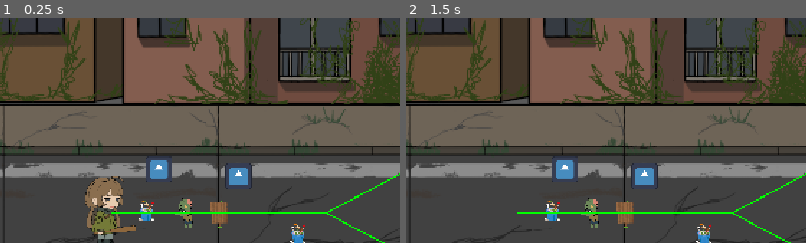
Above: before the commit, frames 1-2 (left to right).
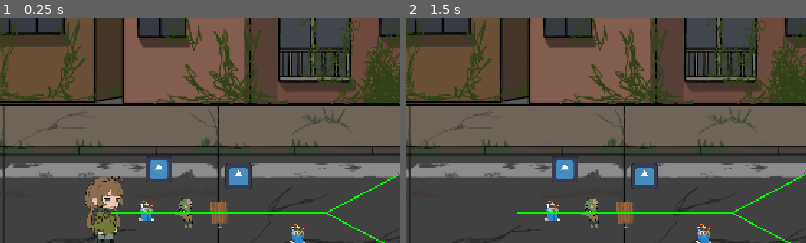
Above: after the commit, the same moments.

Repository: boxboy523/Post-Apocalypse-Constellation
Game: Godot game, scene res://scenes/main.tscn
Same seed, same stepped clock (60 frames per second), same inputs: the game is played once before the commit and once after it. The engine's default icon, where the game draws it, is replaced by a stand-in: a white triangle on a blue panel in a dark square.
Inputs (mouse positions are % of the whole screen's width and height, from its top left):
- Up to frame 1 (0.25 s): no input
- Up to frame 2 (1.5 s): tap Enter at 0.5 s; drag from (29, 94) to (43, 75) at 0.52 s; tap Space (start_path) at 1.25 s; drag from (35, 94) to (43, 75) at 1.27 s
The pictures show only the part of the screen within x 30-80%, y 33-83%; the shares and areas given below are measured in that part.

The runs differ from the first frame. In frame 1, 0.2% of the frame differs, in the area x 23-34%, y 92-97%; in frame 2, nothing differs.

Commit message:
fix error, impl anim

Diff:
--- a/godot/scenes/main.tscn
+++ b/godot/scenes/main.tscn
@@ -64,7 +64,6 @@
 farm_type = "random"
 
 [node name="ObstacleFarm2" parent="." unique_id=1295423157 instance=ExtResource("11_ya4ey")]
-
 position = Vector2(394, 424)
 farm_type = "random"
 
--- a/godot/scenes/player.tscn
+++ b/godot/scenes/player.tscn
@@ -36,6 +36,7 @@
 [ext_resource type="Texture2D" uid="uid://d4md5vu07c0se" path="res://images/main_character/fall/쓰러짐12.png" id="34_fcu33"]
 [ext_resource type="Texture2D" uid="uid://2dhm261xrcg1" path="res://images/main_character/fall/쓰러짐13.png" id="35_qmsq4"]
 [ext_resource type="Texture2D" uid="uid://bkb3xwy3pjfa" path="res://images/main_character/knife_attack/칼 (1).png" id="36_5vs2b"]
+[ext_resource type="Texture2D" uid="uid://56s6ikr7odk8" path="res://images/main_character/소녀.png" id="36_8txt3"]
 [ext_resource type="Texture2D" uid="uid://ccm836dnhjqnu" path="res://images/main_character/knife_attack/칼 (2).png" id="37_a7i4v"]
 [ext_resource type="Texture2D" uid="uid://dwokrhfjh8wx1" path="res://images/main_character/knife_attack/칼 (3).png" id="38_b5l0c"]
 [ext_resource type="Texture2D" uid="uid://cisj4ytk8evei" path="res://images/main_character/knife_attack/칼 (4).png" id="39_2a33p"]
@@ -195,6 +196,14 @@
 }, {
 "frames": [{
 "duration": 1.0,
+"texture": ExtResource("36_8txt3")
+}],
+"loop": 1,
+"name": &"idle",
+"speed": 5.0
+}, {
+"frames": [{
+"duration": 1.0,
 "texture": ExtResource("36_5vs2b")
 }, {
 "duration": 1.0,
@@ -266,6 +275,12 @@
 }, {
 "duration": 1.0,
 "texture": ExtResource("56_77pet")
+}, {
+"duration": 1.0,
+"texture": ExtResource("55_e8m1u")
+}, {
+"duration": 1.0,
+"texture": ExtResource("54_5c21n")
 }],
 "loop": 0,
 "name": &"trapped",
@@ -336,6 +351,6 @@
 position = Vector2(12, -11)
 scale = Vector2(0.3, 0.3)
 sprite_frames = SubResource("SpriteFrames_k5pvu")
-animation = &"bat_attack"
-frame = 8
+animation = &"trapped"
+frame = 4
 frame_progress = 1.0
--- a/godot/scripts/camera_movement.gd
+++ b/godot/scripts/camera_movement.gd
@@ -11,5 +11,4 @@
 func _process(delta: float) -> void:
 	var direction := Input.get_axis("ui_right", "ui_left")
 	position.x -= direction * speed * delta
-	print(position.x, "left: ", limit_left, "right: ", limit_right, "half: ", half)
 	position.x = clamp(position.x, limit_left + half.x, limit_right - half.x)
--- a/godot/scripts/obstacle_noise.gd
+++ b/godot/scripts/obstacle_noise.gd
@@ -12,7 +12,7 @@
 	player.add_noise_stack()
 	if player.noise_triggered(1):
 		queue_free()
-		spawn_enemy()
+		spawn_enemy.call_deferred()
 	#일정 스택 도달 -> 적 생성
 
 func spawn_enemy() -> void:
@@ -24,6 +24,6 @@
 	spawn_pos.x += 0
 
 	var enemy = enemy_scene.instantiate()
-	get_parent().add_child(enemy)
+	get_tree().current_scene.add_child(enemy)
 	enemy.global_position = spawn_pos
 	print("enemy 스폰")
--- a/godot/scripts/player.gd
+++ b/godot/scripts/player.gd
@@ -2,6 +2,8 @@
 
 @export var map: ChoiceMap
 @export var bubble: Control
+
+@onready var anim_sprite = $"LerfFollow/AnimatedSprite2D"
 
 var path_choices: Array[PathChoice]
 var current_path: PathChoice
@@ -16,6 +18,7 @@
 func _ready() -> void:
 	$LerfFollow.global_position = global_position
 	call_deferred("follow", map.get_paths()[0])
+	anim_sprite.play('idle')
 
 func follow(path: PathChoice) -> void:
 	if path.next_set and not path.map: # 다음 맵 생성
@@ -29,8 +32,10 @@
 
 func stop_event(time: float):
 	stop = true
+	anim_sprite.play('idle')
 	await get_tree().create_timer(time).timeout
 	stop = false
+	anim_sprite.play('walk')
 
 func _process(delta: float) -> void:
 	if not (current_path is PathChoice) or stop:
@@ -41,6 +46,7 @@
 			if self.progress_ratio < 1.0:
 				self.progress += SPEED * delta # 경로를 따라 이동
 			else:
+				anim_sprite.play('idle')
 				if path_choices.size() == 0:
 					state = PlayerState.END
 				else:
@@ -63,6 +69,7 @@
 		#state = PlayerState.TO_PATH
 	if event.is_action_pressed("start_path") and state == PlayerState.READY and not stop: # 이동 시작
 		state = PlayerState.ON_PATH
+		anim_sprite.play('walk')
 	elif event.is_action_pressed("start_path"):
 		print("스페이스바 눌렸지만 상태가 READY가 아님. 현재 상태: ", state)
 
--- a/godot/scripts/player_logic.gd
+++ b/godot/scripts/player_logic.gd
@@ -5,6 +5,7 @@
 @export var spare_hp: int = 0
 
 @export var isInjured: bool = false
+@onready var anim_sprite = $"../AnimatedSprite2D"
 
 var noise_stack: int = 0
 
@@ -36,7 +37,10 @@
 	if hp < max_hp:
 		isInjured = true
 		print("부상")
-
+	var last_anim = anim_sprite.animation
+	anim_sprite.play("trapped")
+	await anim_sprite.animation_finished
+	anim_sprite.play(last_anim)
 func get_medkit() -> void:
 	if isInjured:
 		isInjured = false
Binary file added: godot/images/main_character/소녀.png
Not shown, added: godot/images/main_character/소녀.png.import
